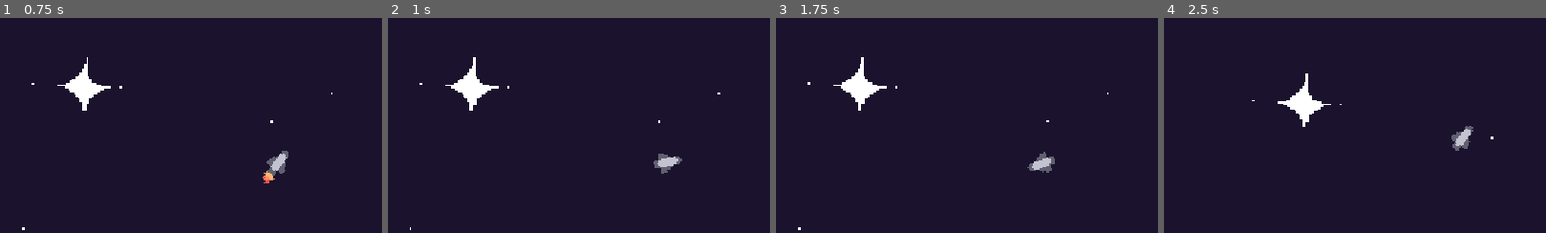
Above: before the commit, frames 1-4 (left to right).
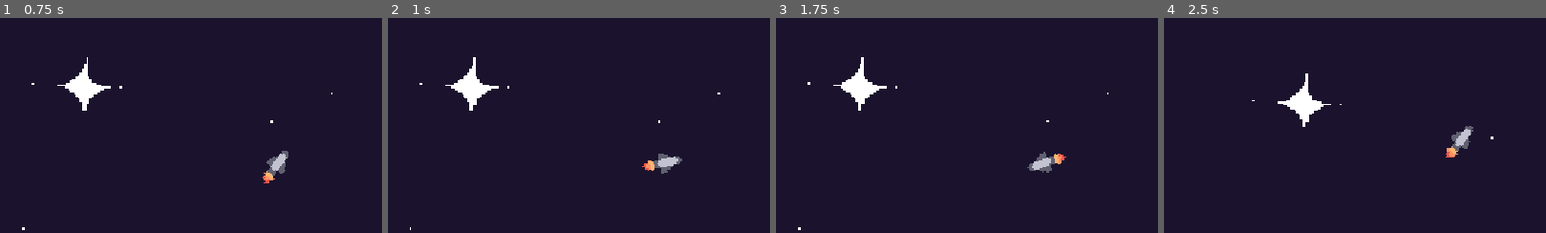
Above: after the commit, the same moments.

Repository: RedNinja17/8bitgamejam2026
Game: Godot game, scene res://scenes/game.tscn
The game is run twice, just before and just after one commit, with the same random seed, the same clock (stepped at 60 frames per second) and the same inputs.
Inputs (mouse positions are % of the whole screen's width and height, from its top left):
- Up to frame 1 (0.75 s): tap Enter at 0.5 s; move the mouse to (72, 45) at 0.52 s; click (72, 45) at 0.67 s
- Up to frame 2 (1 s): no input
- Up to frame 3 (1.75 s): move the mouse to (30, 55) at 1.27 s; click (30, 55) at 1.42 s
- Up to frame 4 (2.5 s): move the mouse to (60, 28) at 2.02 s; click (60, 28) at 2.17 s
The pictures show only the part of the screen within x 14-64%, y 16-66%; the shares and areas given below are measured in that part.

Frame 1 is identical in both runs. In frame 2, 0.1% of the frame differs, in the area x 66-70%, y 66-72%; in frame 3, 0.1%; in frame 4, 0.1%, in the area x 73-77%, y 59-65%.

Commit message:
thrust not storage, acceleration anim

Diff:
--- a/space-game/scripts/player.gd
+++ b/space-game/scripts/player.gd
@@ -19,12 +19,14 @@
 		target = get_global_mouse_position()
 
 	var dist := global_position.distance_to(target)
+	var accelerating := false
 
 	if dist > 3.0:
 		var direction := global_position.direction_to(target)
 		var braking_dist := (speed * speed) / (2.0 * DECEL_RATE)
 
 		if dist > braking_dist:
+			accelerating = true
 			accel_time = min(accel_time + delta, ACEL_DUR)
 			var t := accel_time / ACEL_DUR
 			speed = MAX_SPEED * (t * t)
@@ -42,6 +44,6 @@
 		speed = 0.0
 		accel_time = 0.0
 
-	var anim := "moving" if holding else "idle"
+	var anim: StringName = "moving" if accelerating else "idle"
 	if sprite.animation != anim or not sprite.is_playing():
 		sprite.play(anim)
--- a/space-game/scripts/systems/cargo_hold.gd
+++ b/space-game/scripts/systems/cargo_hold.gd
@@ -2,10 +2,9 @@
 extends RefCounted
 
 var items: Array[CargoItem] = []
-var max_capacity: float = 100.0
 
-func _init(capacity: float = 100.0) -> void:
-	max_capacity = capacity
+func add(item: CargoItem) -> void:
+	items.append(item)
 
 func current_weight() -> float:
 	var total := 0.0
@@ -13,24 +12,9 @@
 		total += item.weight
 	return total
 
-func space_left() -> float:
-	return max_capacity - current_weight()
-
-func can_fit(item: CargoItem) -> bool:
-	return item.weight <= space_left()
-
-func try_add(item: CargoItem) -> bool:
-	if can_fit(item):
-		items.append(item)
-		return true
-	return false
-
 func sell_all(market: Market) -> float:
 	var earned := 0.0
 	for item in items:
 		earned += item.sell_value(market)
 	items.clear()
 	return earned
-
-func fullness() -> float:
-	return current_weight() / max_capacity
--- /dev/null
+++ b/space-game/scripts/systems/upgrade_data.gd
@@ -0,0 +1,43 @@
+class_name UpgradeData
+extends RefCounted
+
+const UPGRADES := {
+	"speed": {
+		"name": "Engine Speed",
+		"description": "Maximum movement speed.",
+		"levels": [
+			{ "cost": 0,    "value": 125.0 },
+			{ "cost": 500,  "value": 160.0 },
+			{ "cost": 1500, "value": 200.0 },
+			{ "cost": 4000, "value": 260.0 },
+		],
+	},
+	"thrust": {
+		"name": "Thrusters",
+		"description": "Reduces the speed penalty from towed cargo weight.",
+		"levels": [
+			{ "cost": 0,    "value": 1.0 },
+			{ "cost": 1000, "value": 0.7 },
+			{ "cost": 3000, "value": 0.45 },
+			{ "cost": 7000, "value": 0.25 },
+		],
+	},
+	"laser_damage": {
+		"name": "Laser Damage",
+		"description": "Damage per hit.",
+		"levels": [
+			{ "cost": 0,    "value": 5.0 },
+			{ "cost": 600,  "value": 8.0 },
+			{ "cost": 1800, "value": 12.0 },
+		],
+	},
+	"laser_focus": {
+		"name": "Targeting Array",
+		"description": "Fewer weak points to hit per attack.",
+		"levels": [
+			{ "cost": 0,    "value": 4 },
+			{ "cost": 700,  "value": 3 },
+			{ "cost": 2000, "value": 2 },
+		],
+	},
+}
--- /dev/null
+++ b/space-game/scripts/systems/upgrade_manager.gd
@@ -0,0 +1,31 @@
+class_name UpgradeManager
+extends RefCounted
+
+signal upgrade_purchased(id: String, new_level: int)
+
+var levels := {}
+
+func _init() -> void:
+	for id in UpgradeData.UPGRADES:
+		levels[id] = 0
+
+func get_value(id: String) -> float:
+	var lvl: int = levels[id]
+	return UpgradeData.UPGRADES[id]["levels"][lvl]["value"]
+
+func can_upgrade(id: String) -> bool:
+	var lvl: int = levels[id]
+	return lvl + 1 < UpgradeData.UPGRADES[id]["levels"].size()
+
+func next_cost(id: String) -> int:
+	if not can_upgrade(id):
+		return -1
+	var next_lvl: int = levels[id] + 1
+	return UpgradeData.UPGRADES[id]["levels"][next_lvl]["cost"]
+
+func purchase(id: String) -> bool:
+	if not can_upgrade(id):
+		return false
+	levels[id] += 1
+	upgrade_purchased.emit(id, levels[id])
+	return true
Not shown, added: space-game/scripts/systems/upgrade_data.gd.uid
Not shown, added: space-game/scripts/systems/upgrade_manager.gd.uid
